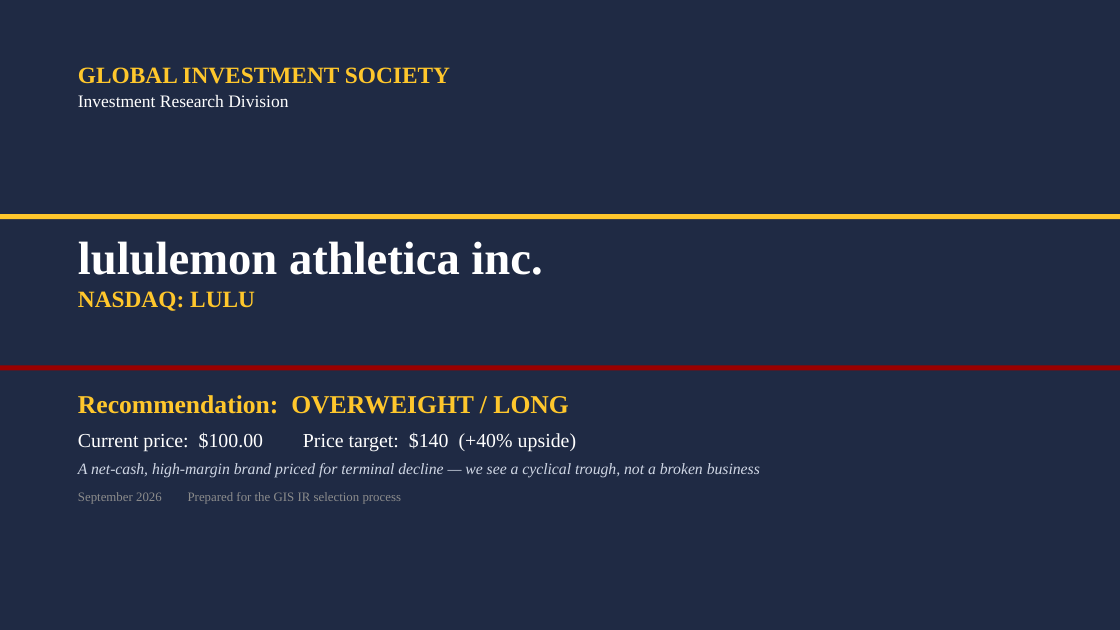
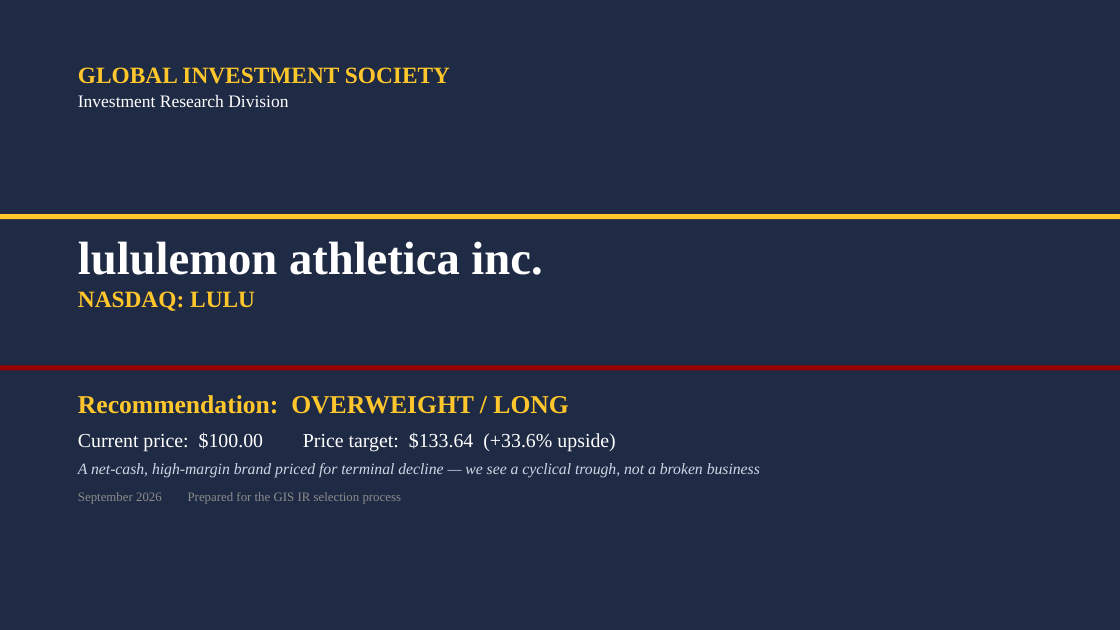
Before and after one commit to vengeanceaiUSC/RM, a slide deck: slide 1 of LULU/LULU_Investment_Pitch_Deck.pptx. Drawn at 1120x630 pixels with LibreOffice and Linux fonts; fonts in the diff are those of the drawing. Boxes give left, top, right and bottom in pixels: in the first picture for what was removed or moved away, otherwise in the second. Text is boxed around its words. In the diff, an @@ line names an element or a change of style, - is before the commit and + after.

```diff
--- a/LULU/LULU_Investment_Pitch_Deck.pptx
+++ b/LULU/LULU_Investment_Pitch_Deck.pptx
@@ text at (78, 432, 615, 452): text changed @@
-Current price: $100.00 Price target: $140 (+40% upside)
+Current price: $100.00 Price target: $133.64 (+33.6% upside)
```
Also in this commit, not shown: 1 other slide changed, 12 slides added, 13 slides removed, 3 other files.
